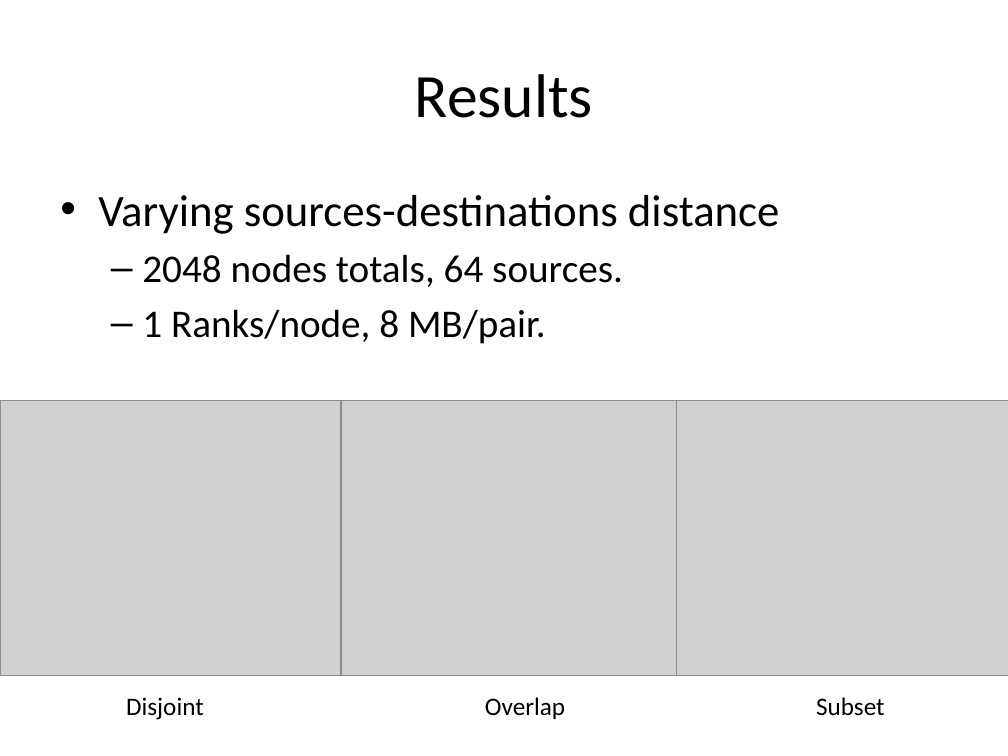
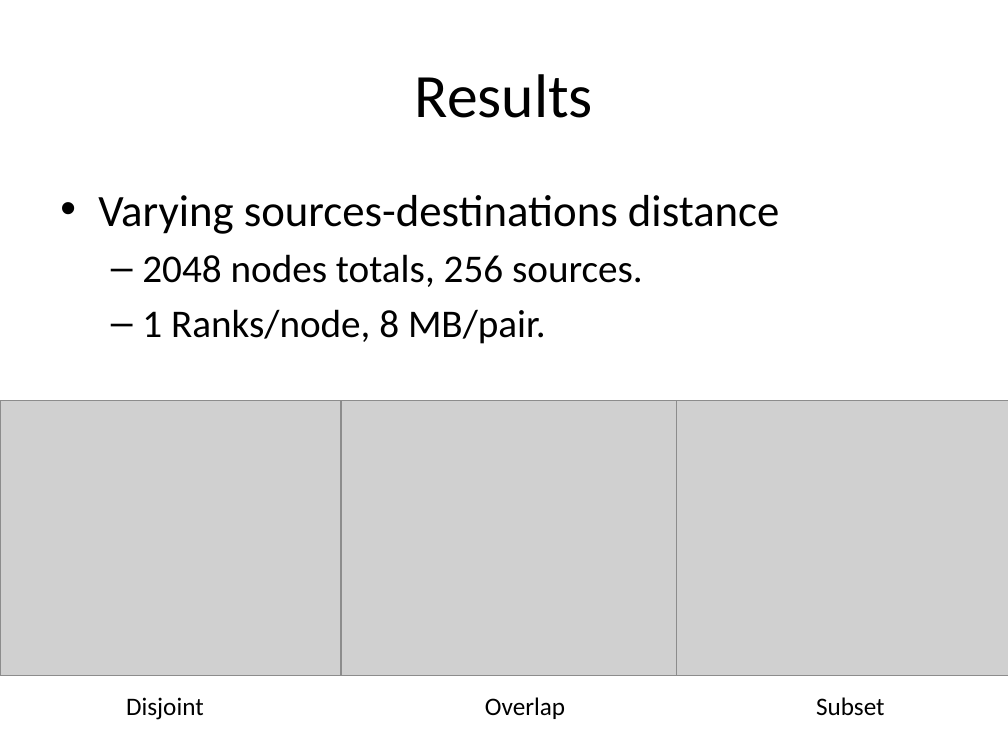
Before and after one commit to huyba/optiq, a slide deck: slide 10 of docs/Meeting_June_19.pptx (slide 8 before the commit). Drawn at 1008x756 pixels with LibreOffice and Linux fonts; fonts in the diff are those of the drawing; grey boxes stand for pictures. Boxes give left, top, right and bottom in pixels: in the first picture for what was removed or moved away, otherwise in the second. Text is boxed around its words. In the diff, an @@ line names an element or a change of style, - is before the commit and + after.

Commit message:
update slides

```diff
--- a/docs/Meeting_June_19.pptx
+++ b/docs/Meeting_June_19.pptx
@@ text at (x1=142, y1=254, x2=643, y2=287): text changed @@
-  – 2048 nodes totals, 64 sources.
+  – 2048 nodes totals, 256 sources.
```
Also in this commit, not shown: 6 other slides changed, 2 slides added.
